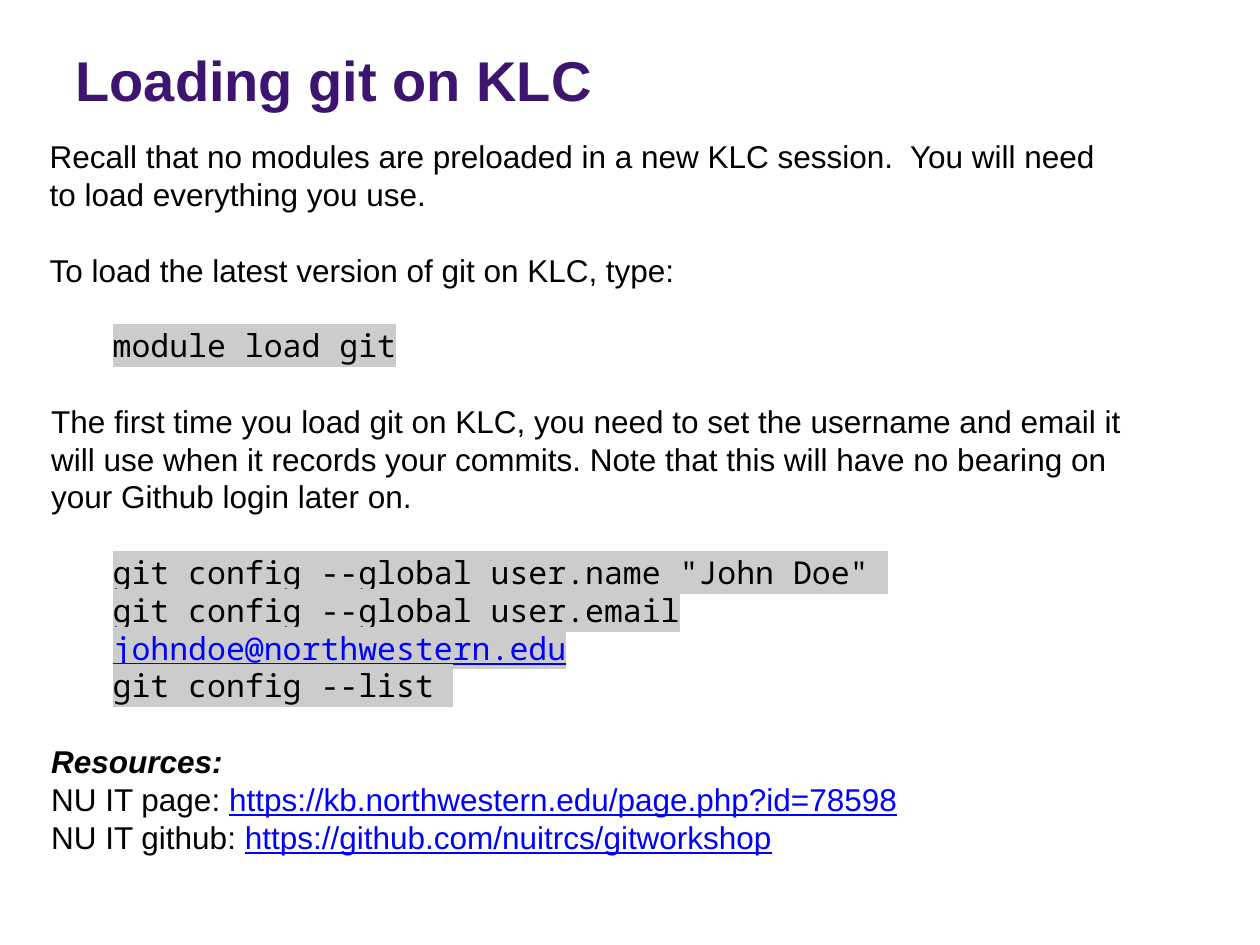
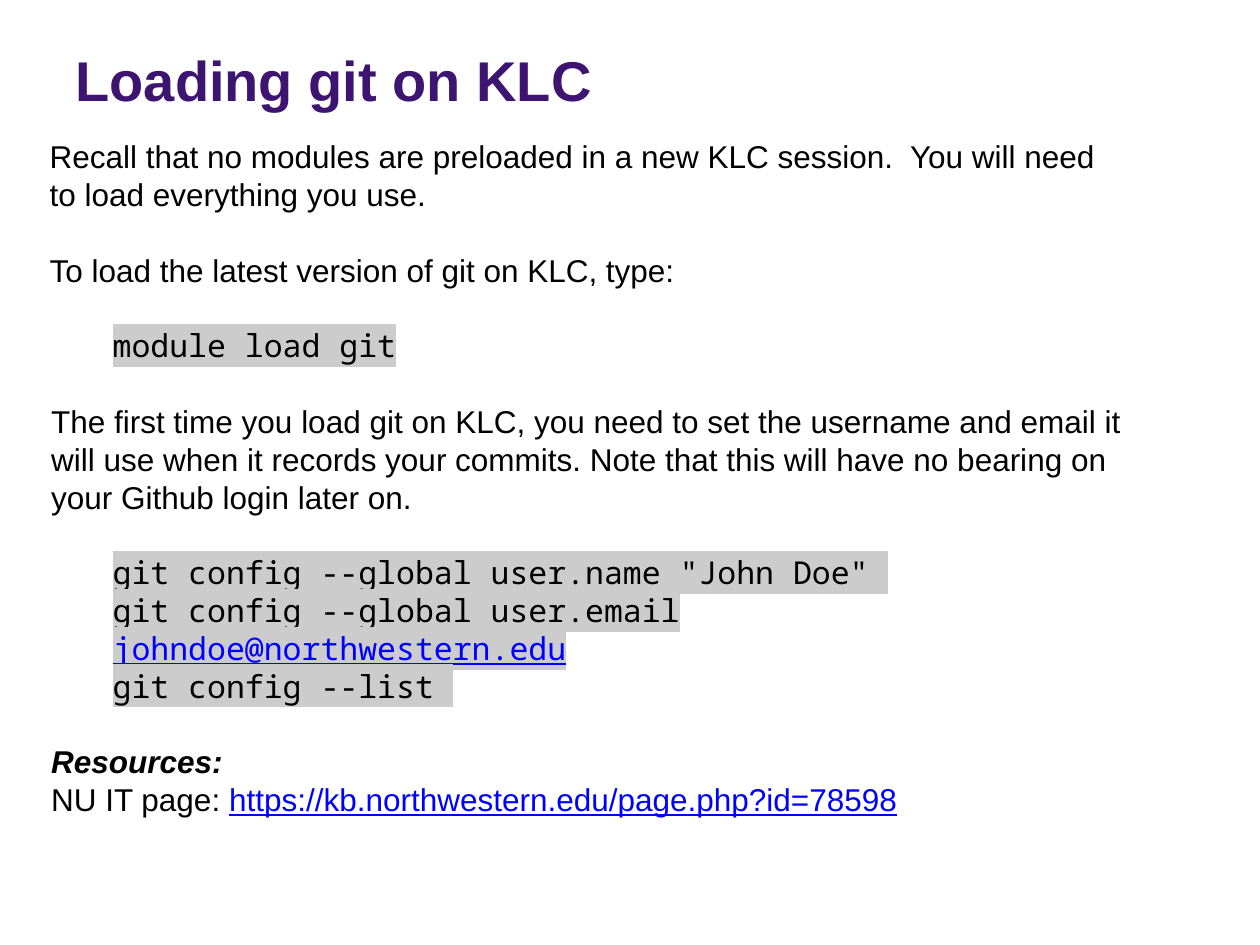
Before and after one commit to rs-kellogg/workshop_2022, a slide deck: slide 7 of Session5_Version_Control/2022_source_control.pptx. Drawn at 1260x945 pixels with LibreOffice and Linux fonts; fonts in the diff are those of the drawing; background and template pictures are left out. Boxes give left, top, right and bottom in pixels: in the first picture for what was removed or moved away, otherwise in the second. Text is boxed around its words. In the diff, an @@ line names an element or a change of style, - is before the commit and + after.

```diff
--- a/Session5_Version_Control/2022_source_control.pptx
+++ b/Session5_Version_Control/2022_source_control.pptx
@@ text at [51,826,772,855]: paragraph removed @@
-NU IT github: https://github.com/nuitrcs/gitworkshop
```
Also in this commit, not shown: 4 other slides changed, 1 other file.
